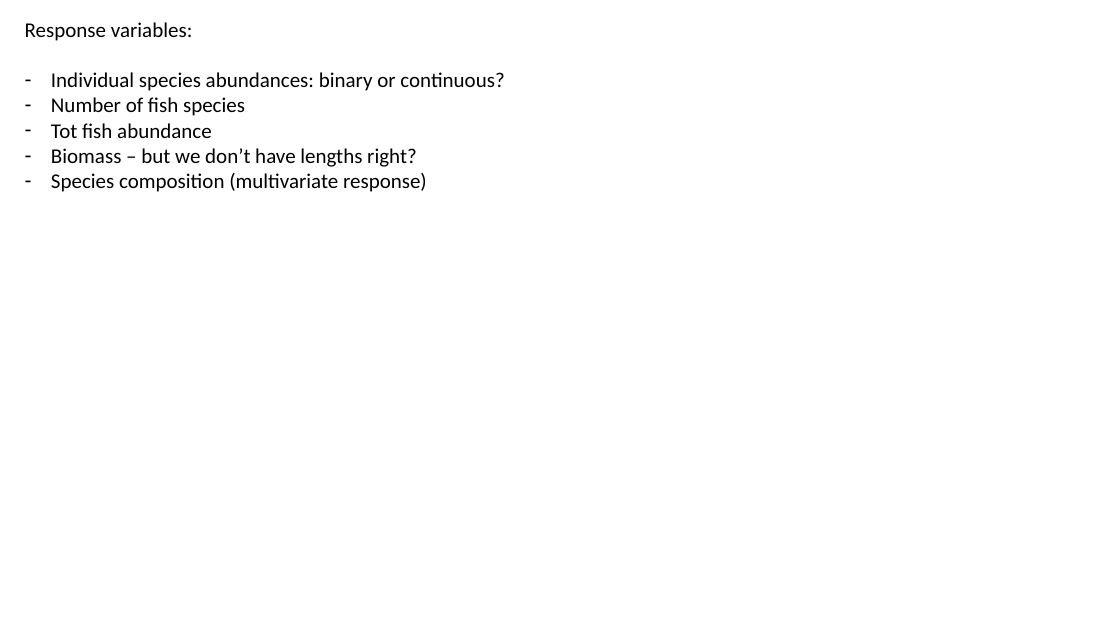
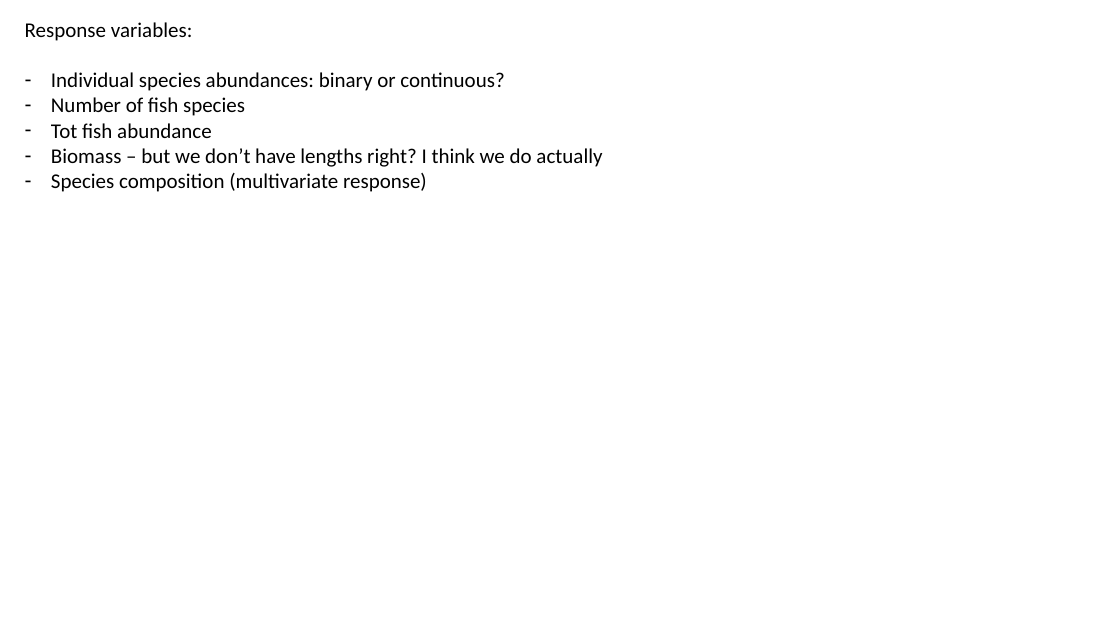
Before and after one commit to SerenaDonadi/Dod-ved, a slide deck: slide 13 of Electrofish data/LWD_analyses.pptx. Drawn at 1120x630 pixels with LibreOffice and Linux fonts; fonts in the diff are those of the drawing. Boxes give left, top, right and bottom in pixels: in the first picture for what was removed or moved away, otherwise in the second. Text is boxed around its words. In the diff, an @@ line names an element or a change of style, - is before the commit and + after.

```diff
--- a/Electrofish data/LWD_analyses.pptx
+++ b/Electrofish data/LWD_analyses.pptx
@@ text at box(51, 148, 602, 167): text changed @@
-– Biomass – but we don’t have lengths right?
+– Biomass – but we don’t have lengths right? I think we do actually
```
Also in this commit, not shown: 7 other slides changed, 4 slides added, 1 other file.
